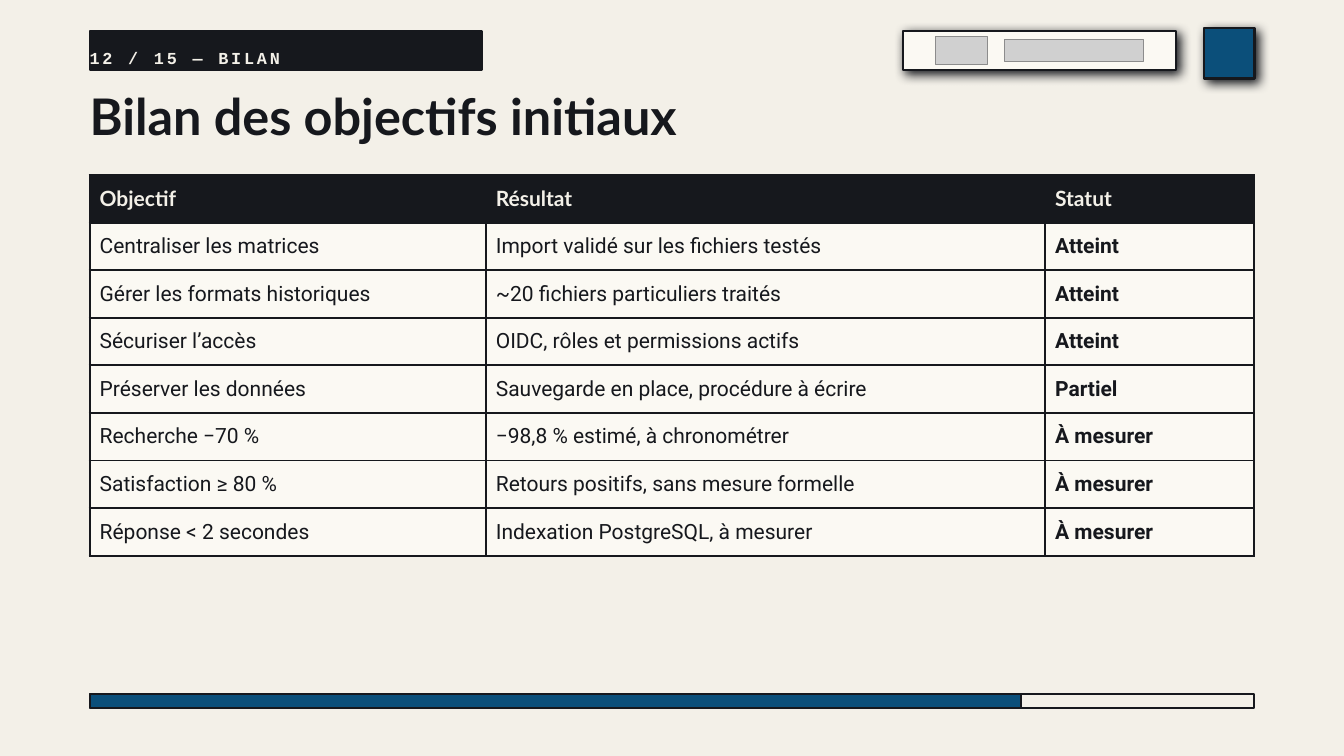
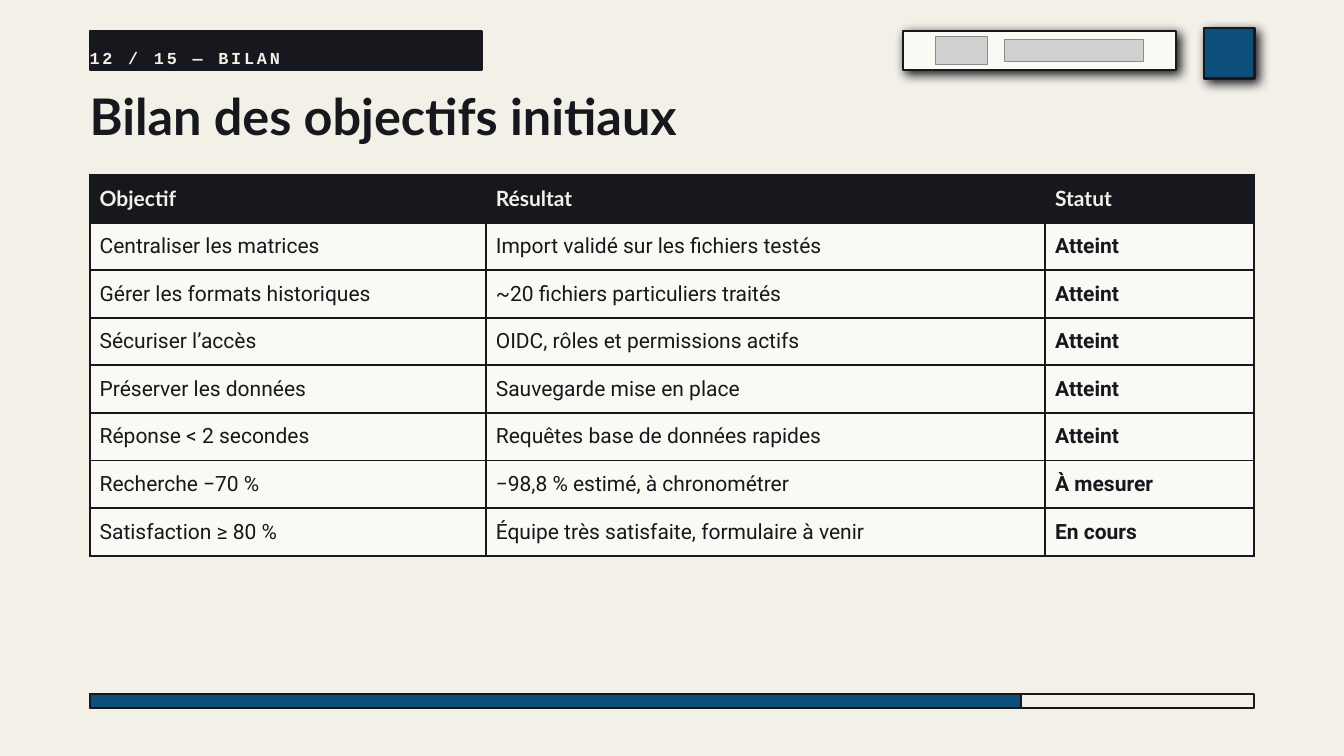
Before and after one commit to falachabt/Icam, a slide deck: slide 12 of Presentation_RIPTIS.pptx. Drawn at 1344x756 pixels with LibreOffice and Linux fonts; fonts in the diff are those of the drawing; grey boxes stand for pictures. Boxes give left, top, right and bottom in pixels: in the first picture for what was removed or moved away, otherwise in the second. Text is boxed around its words. In the diff, an @@ line names an element or a change of style, - is before the commit and + after.

```diff
--- a/Presentation_RIPTIS.pptx
+++ b/Presentation_RIPTIS.pptx
@@ table at bbox=[90, 175, 1255, 548] @@
-row 5: Préserver les données | Sauvegarde en place, procédure à écrire | Partiel
+row 5: Préserver les données | Sauvegarde mise en place | Atteint
+row 6: Réponse < 2 secondes | Requêtes base de données rapides | Atteint
-row 7: Satisfaction ≥ 80 % | Retours positifs, sans mesure formelle | À mesurer
-row 8: Réponse < 2 secondes | Indexation PostgreSQL, à mesurer | À mesurer
+row 8: Satisfaction ≥ 80 % | Équipe très satisfaite, formulaire à venir | En cours
```
Also in this commit, not shown: 6 other slides changed, 3 other files.
